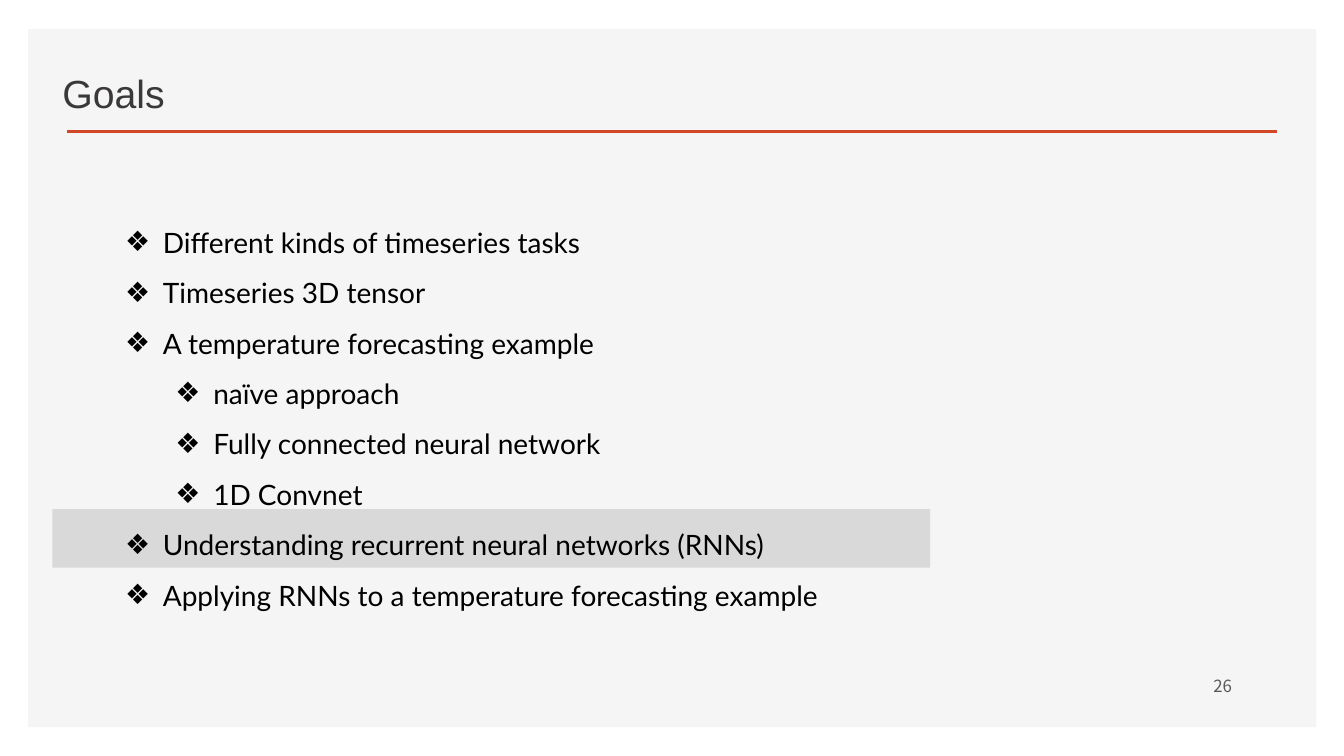
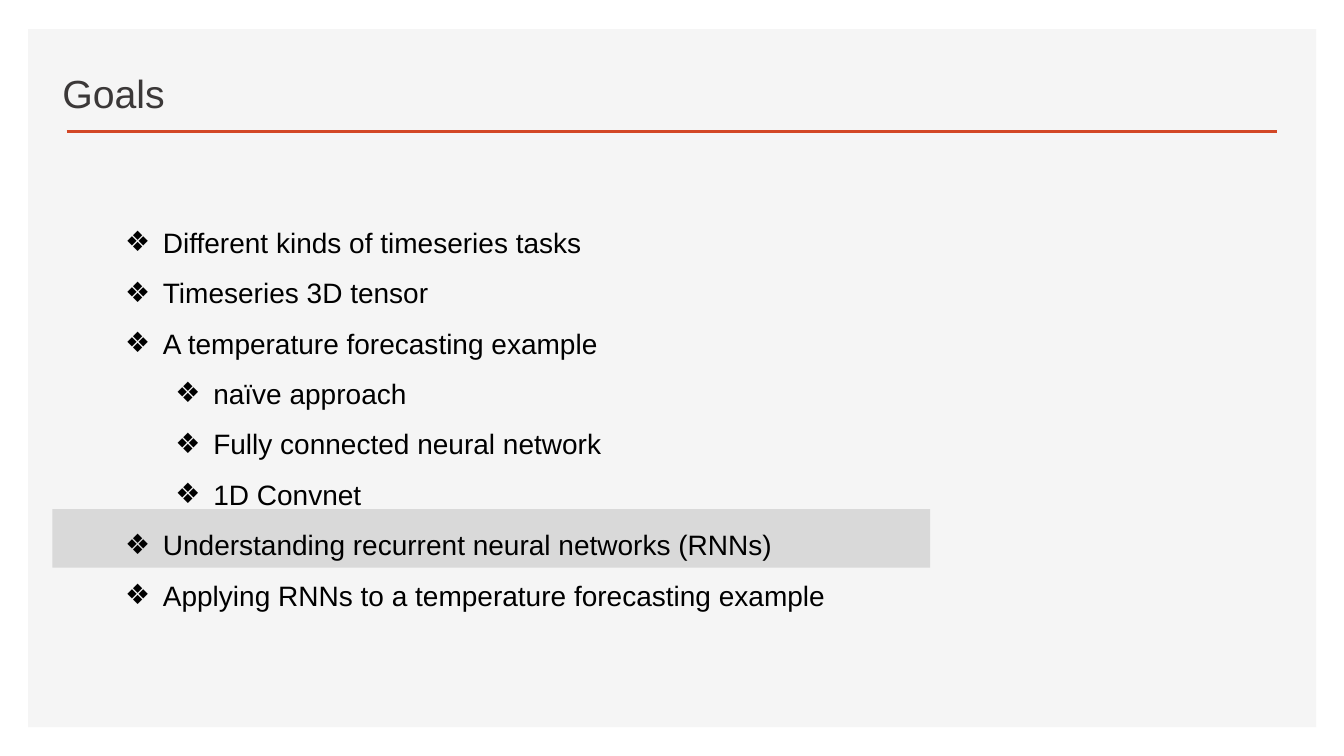
Before and after one commit to ancestor9/2026_Fall_Deep-Learning-with-Python, a slide deck: slide 28 of Chapter 13 Timeseries forecasting.pptx (slide 26 before the commit). Drawn at 1344x756 pixels with LibreOffice and Linux fonts; fonts in the diff are those of the drawing; background and template pictures are left out. Boxes give left, top, right and bottom in pixels: in the first picture for what was removed or moved away, otherwise in the second. Text is boxed around its words. In the diff, an @@ line names an element or a change of style, - is before the commit and + after.

```diff
--- a/Chapter 13 Timeseries forecasting.pptx
+++ b/Chapter 13 Timeseries forecasting.pptx
@@ text "Different kinds of timeseries tasks" at bbox=[163, 232, 825, 611]: font Lato to Arial @@
@@ page number removed at bbox=[1213, 679, 1232, 692] @@
-26
```
Also in this commit, not shown: 21 other slides changed, 4 slides added, 1 slide removed.
